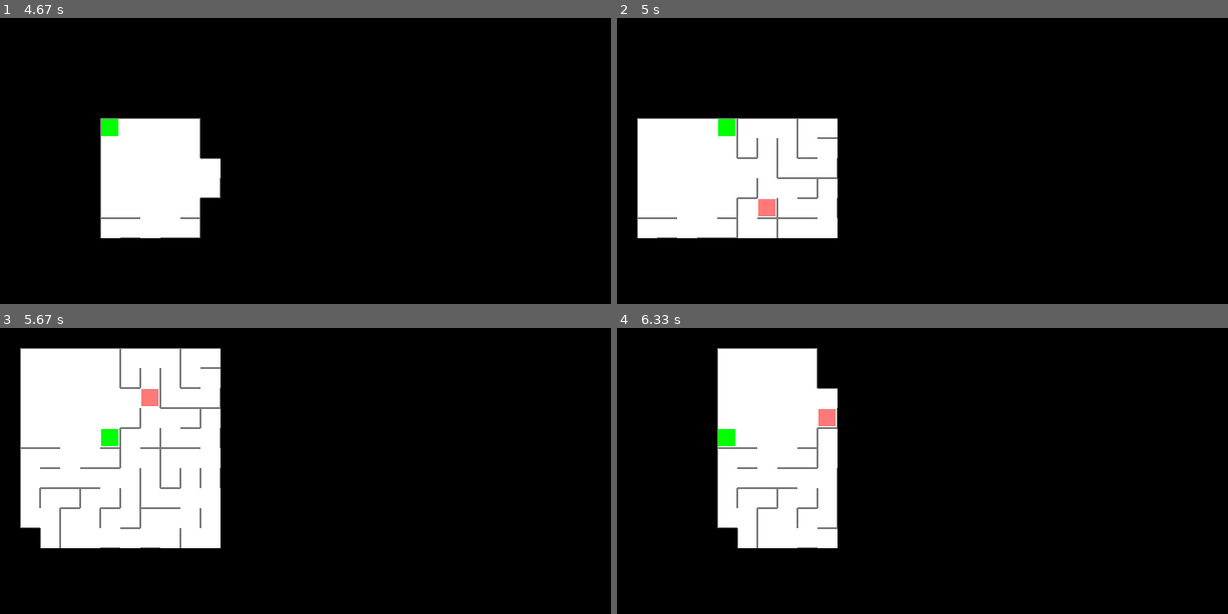
Above: before the commit, frames 1-4 (two rows, left to right).
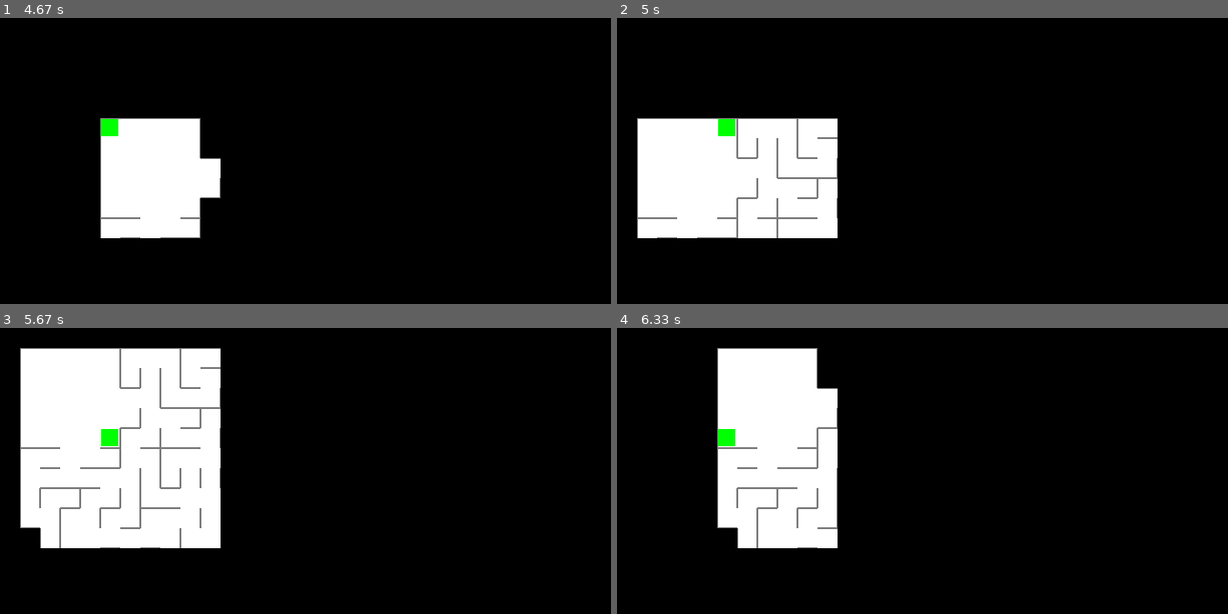
Above: after the commit, the same moments.

Repository: MartinRB45534/Escape
Game: pygame game, started from testsouris.py
Same seed, same stepped clock (60 frames per second), same inputs: the game is played once before the commit and once after it.
Inputs (mouse positions are in pixels of both pictures, inside the frame that each line leads up to):
- Up to frame 1 (4.67 s): click (287, 52) at 3.53 s; tap Space at 3.8 s; hold Up 4.13-4.6 s; hold Right from 4.63 s (still down)
- Up to frame 2 (5 s): keep holding Right
- Up to frame 3 (5.67 s): release Right at 5.27 s; hold Down from 5.3 s (still down)
- Up to frame 4 (6.33 s): release Down at 5.77 s; hold Left 5.8-6.27 s

Frame 1 is identical in both runs. In frame 2, 0.2% of the frame differs, in the area x 23-26%, y 63-70%; in frame 3, 0.2%; in frame 4, 0.2%.

Commit message:
Ajout d'une Meute fonctionnelle

Diff:
--- a/Cases.py
+++ b/Cases.py
@@ -31,6 +31,7 @@
         """
         pygame.draw.rect(screen,self.couleur,(x,y,self.tailleCase,self.tailleCase))
         #on dessine les murs vides en premiers pour éviter les bugs graphiques
+
         for i in range(0,len(self.murs)):
             if self.murs[i].get_etat()==MUR_VIDE:
                 self.murs[i].dessine_toi(screen,x,y,self.tailleCase,i,self.couleur)
--- a/Meute.py
+++ b/Meute.py
@@ -2,5 +2,92 @@
 from Resolveur import *
 
 class Meute:
-    def __init__(self,monstres):
-        self.monstres=montres
+    def __init__(self,largeur_lab,hauteur_lab,monstres,couleur=(255,0,0)):
+        self.largeur_lab=largeur_lab
+        self.hauteur_lab=hauteur_lab
+        #les monstres sont uuniques a la horde
+        self.monstres=monstres
+        self.vue_globale=[[Case(0,0) for i in range(hauteur_lab)]for j in range(largeur_lab)]
+
+
+    def prochaines_actions(self):
+        """
+        Fonction qui renvoie les actions voulues par les monstres
+        Entrées:
+            Rien
+        Sorties:
+            -les actions des monstres sous forme de tableau
+        """
+        actions=[]
+        for monstre in self.monstres:
+            monstre.prochaine_action()
+            #actions+=[monstre.get_action()]
+
+        #return actions
+    def actualisation_vues(self,vues,positions_vues,position_joueur):
+        """
+        Fonction qui actualise la vue de chaque monstre avec la vue globale
+        Entrées:
+            -les différentes vues des monstres de la meute
+            -les positions des vues des monstres de la meute
+            -la position du joueur
+        Sorties:
+            Rien
+        """
+        #on construit la vue de la meute
+        self.actualisation_vue_globale(vues,positions_vues)
+        #on actualise la vue de chaque individu de la meute
+        for monstre in self.monstres:
+            monstre.setPosition_joueur(position_joueur)
+            monstre.actualiser_vue(self.vue_globale,(0,0))
+
+    def actualisation_vue_globale(self,vues,positions_vues):
+        """
+        Fonction qui actualise la vue globale
+        Entrées:
+            -les différentes vues des monstres de la meute
+            -les positions des vues des monstres de la meute
+        Sorties:
+            Rien
+        """
+        self.vue_globale=[[Case(0,0) for i in range(self.hauteur_lab)]for j in range(self.largeur_lab)]
+        for i in range(0,len(vues)):
+            self.copie_vue(vues[i],positions_vues[i])
+
+
+    def copie_vue(self,vue,position_vue):
+        """
+        Fonction qui copie une vue sur la vue globale
+        Entrées:
+            -la vue a copier
+            -la position de la vue sur le labyrinthe
+        Sorties:
+            Rien
+        """
+        for x in range(0,len(vue)):
+            for y in range(0,len(vue[0])):
+                self.vue_globale[x+position_vue[0]][y+position_vue[1]]=vue[x][y]
+    def getDonneesVues(self):
+        """
+        Fonction qui renvoie les données nécessaires a la récupération des vues
+        des monstres
+        Entrées:
+            Rien
+        Sorties:
+            -les positions des monstres
+            -les largeurs et hauteurs des vues des monstres
+        """
+        positions=[]
+        largeurs_vues=[]
+        hauteurs_vues=[]
+
+        for monstre in self.monstres:
+            positions+=[monstre.getPosition()]
+            largeurs_vues+=[monstre.getLargeurVue()]
+            hauteurs_vues+=[monstre.getHauteurVue()]
+
+        return positions,largeurs_vues,hauteurs_vues
+    def getMonstres(self):
+        return self.monstres
+    def setMonstres(self,montres):
+        self.monstres=monstres
--- a/Monstres.py
+++ b/Monstres.py
@@ -38,8 +38,8 @@
         min_x=self.position_vue[0]
         min_y=self.position_vue[1]
 
-        max_x=min_x+self.largeur_vue
-        max_y=min_y+self.hauteur_vue
+        max_x=min_x+len(self.vue)
+        max_y=min_y+len(self.vue[0])
 
         x=pos_cible[0]
         y=pos_cible[1]
@@ -63,7 +63,7 @@
         accesible=False
 
         if self.en_vue(position_cible):
-            solution= Resolveur(self.vue,self.largeur_vue,self.hauteur_vue,position_cible[0]-self.position_vue[0],position_cible[1]-self.position_vue[1],self.position[0]-self.position_vue[0],self.position[1]-self.position_vue[1])
+            solution= Resolveur(self.vue,len(self.vue),len(self.vue[0]),position_cible[0]-self.position_vue[0],position_cible[1]-self.position_vue[1],self.position[0]-self.position_vue[0],self.position[1]-self.position_vue[1])
             accesible=solution.resolution(False,False)
 
         return accesible
@@ -112,7 +112,7 @@
         direction_voulue=None
         prochaine_action=None
         #on initialise le résolveut pour qu'il nous trouve la prochaine position
-        resolveur= Resolveur(self.vue,self.largeur_vue,self.hauteur_vue,self.position_joueur[0]-self.position_vue[0],self.position_joueur[1]-self.position_vue[1],self.position[0]-self.position_vue[0],self.position[1]-self.position_vue[1],"Largeur")
+        resolveur= Resolveur(self.vue,len(self.vue),len(self.vue[0]),self.position_joueur[0]-self.position_vue[0],self.position_joueur[1]-self.position_vue[1],self.position[0]-self.position_vue[0],self.position[1]-self.position_vue[1],"Largeur")
         chemin=resolveur.resolution(True,False)
 
         #on renvoie la prochaine action a effectuer
@@ -256,8 +256,8 @@
         return None
 
 class Runner(Monstre):
-    def __init__(self,lab,largeur_lab,hauteur_lab,position,largeur_vue,hauteur_vue,fin_lab_x,fin_lab_y,couleur=(255,0,0)):
-        self.lab = lab
+    def __init__(self,mat_lab,largeur_lab,hauteur_lab,position,largeur_vue,hauteur_vue,fin_lab_x,fin_lab_y,couleur=(255,0,0)):
+        self.mat_lab = mat_lab
         self.largeur_lab = hauteur_lab
         self.hauteur_lab = largeur_lab
         self.position=position
@@ -277,7 +277,7 @@
         direction_voulue=None
 
         #on initialise le résolveut pour qu'il nous trouve la prochaine position
-        resolveur= Resolveur(self.lab.matrice_cases,self.largeur_lab,self.hauteur_lab,self.fin_lab[0],self.fin_lab[1],self.position[0],self.position[1],"Profondeur")
+        resolveur= Resolveur(self.mat_lab,self.largeur_lab,self.hauteur_lab,self.fin_lab[0],self.fin_lab[1],self.position[0],self.position[1],"Profondeur")
         chemin=resolveur.resolution(True,False,False,False)
 
         #on renvoie la prochaine action a effectuer
@@ -289,84 +289,3 @@
                 direction_voulue=self.direction_suivante(chemin[0],chemin[1])
 
         return direction_voulue
-
-class Horde(Monstre):
-    def __init__(self,lab,position,largeur_vue,hauteur_vue,niv,couleur=(255,0,0)):
-        self.lab=lab
-        self.position=position
-        self.largeur_vue=largeur_vue
-        self.hauteur_vue=hauteur_vue
-        self.couleur=couleur
-        self.distance_joueur=-1
-        self.temps=0
-        self.niv = niv
-
-    def rush(self,position_lab,vue,position_joueur):
-        """
-        Fonction qui définie le comportement lorsque le monstre a vue le joueur
-        Elle prend en entrée:
-            la position de la vue dans le labyrinthe
-            une matrices de cases correspondant à la vue du monstre
-            la position du joueur dans le labrinthe
-        Sorties:
-            la direction de la prochaine position voulue
-        """
-        self.temps += 1
-        direction_voulue=None
-        #on initialise le résolveut pour qu'il nous trouve la prochaine position
-        resolveur= Resolveur(vue,len(vue),len(vue[0]),position_joueur[0]-position_lab[0],position_joueur[1]-position_lab[1],self.position[0]-position_lab[0],self.position[1]-position_lab[1],"Largeur")
-        chemin=resolveur.resolution(True,False)
-
-        #on renvoie la prochaine action a effectuer
-        position_suivante=None
-        if chemin!=None:
-            if len(chemin)>2:
-                position_suivante=chemin[1]
-                direction_voulue=self.direction_suivante(chemin[0],chemin[1])
-            self.distance_joueur=len(chemin)
-
-        return direction_voulue
-
-    def cherche(self,vue,position_lab,position_vue):
-        """
-        But:Simuler le comportement de Runner qui va vers la fin du labyrinthe
-        Elle prend en entrée:
-            la position de la vue dans le labyrinthe
-            une matrices de cases correspondant à la vue du monstre
-        Elle renvoie:
-            la direction de la prochaine position voulue par le monstre
-        """
-        self.temps += 1
-        direction_voulue=None
-        meilleur_trajet = -1
-        for copain in self.niv.monstres:
-            if self.accessible(position_lab,vue,copain.getPosition()) and type(copain)==Horde and (meilleur_trajet < 0 or copain.geolocalisation + self.distance(copain) < meilleur_trajet):
-                meilleur_trajet = copain.geolocalisation + self.distance(copain)
-                meilleur_copain = copain
-
-        if meilleur_trajet == -1:
-            directions=self.directions_utilisables(self.position[0],self.position[1],vue,position_vue)
-            direction_voulue = directions[random.randrange(0,len(directions))]
-
-        else:
-            #on initialise le résolveur pour qu'il nous trouve la prochaine position
-            resolveur= Resolveur(self.lab.matrice_cases,self.largeur_lab,self.hauteur_lab,meilleur_copain.getPosition[0],meilleur_copain.getPosition[1],self.position[0],self.position[1],"Profondeur")
-            chemin=resolveur.resolution(True,False,False,False)
-
-            #on renvoie la prochaine action a effectuer
-            position_suivante=None
-
-            if chemin!=None and chemin!=False:
-                if len(chemin)>2:
-                    position_suivante=chemin[1]
-                    direction_voulue=self.direction_suivante(chemin[0],chemin[1])
-
-        return direction_voulue
-
-    def geolocalisation(self,temps):
-        return self.distance_joueur - (self.temps - temps)
-
-    def distance(self,copain):
-        resolveur= Resolveur(self.lab.matrice_cases,self.largeur_lab,self.hauteur_lab,copain.getPosition[0],copain.getPosition[1],self.position[0],self.position[1],"Profondeur")
-        chemin=resolveur.resolution(True,False,False,False)
-        return len(chemin)
--- a/Niveau.py
+++ b/Niveau.py
@@ -9,6 +9,7 @@
 from Stats import *
 from Planning import *
 from Collisions import *
+from Meute import *
 
 class Niveau:
     def __init__(self,difficulté,mode_affichage):
@@ -90,8 +91,10 @@
 
         #entitées
         self.joueur=Joueur(stats_joueur,inventaire_joueur,100,5,2,self.zoom_largeur,self.zoom_hauteur)
-        self.monstres=[Slime([5,5],10,10,100,5,1,(255,121,121))]
-        self.entitees=[self.joueur,self.monstres[0]]
+        #self.monstres=[Slime([5,5],10,10,100,5,1,(255,121,121))]
+        self.monstres=[]
+        self.entitees=[self.joueur]
+        self.meutes=[Meute(self.CASES_X,self.CASES_Y,[Fatti([5,30],10,10,100,5,1,(0,0,100)),Fatti([10,30],10,10,100,5,1,(0,0,100))])]
 
         #objet qui traite les collisions
         self.collision=Collision()
@@ -135,7 +138,10 @@
             if compteur_j==0:
                 compteur_j=cooldown_joueur
                 self.action_joueur()
-                self.joueur=self.actualiser_vue(self.joueur)
+
+                vue,position=self.actualiser_vue(self.joueur.getPosition(),self.joueur.largeur_vue,self.joueur.hauteur_vue)
+                self.joueur.actualiser_vue(vue,position)
+
                 self.joueur=self.actualiser_donnee(self.joueur)
                 move_j=self.traitement_action(self.joueur)
             else:
@@ -181,35 +187,93 @@
         elif keys[pygame.K_SPACE]:
             self.joueur.attaque()
 
+    def actions_meutes(self):
+        """
+        Fonction qui exécute les actions des meutes
+        renvoie un booléen indiquant si il y a besoin de redessiner l'écran
+        """
+        redessiner=False
+
+        for meute in self.meutes:
+            positions,largeurs_vues,hauteur_vues=meute.getDonneesVues()
+
+            vues,positions_vues=self.actualiser_vue_meute(positions,largeurs_vues,hauteur_vues)
+
+            meute.actualisation_vues(vues,positions_vues,self.joueur.getPosition())
+
+            meute.prochaines_actions()
+
+            monstres_meute=meute.getMonstres()
+            for monstre in monstres_meute:
+                if redessiner:
+                    self.traitement_action(monstre)
+                else:
+                    redessiner=self.traitement_action(monstre)
+
+        return redessiner
+    def actualiser_vue_meute(self,positions,largeurs_vues,hauteur_vues):
+        """
+        Fonction qui doit renvoyer les vues nécessaires a une meute
+        Entrées:
+            -les positions des monstres de la meute
+            -les largeurs et hauteurs des vues des monstres de la meute
+        Sorties:
+            -les vues des monstres
+            -les positions des vues
+        """
+        vues=[]
+        positions_vues=[]
+
+        for i in range(0,len(positions)):
+            vue,position_vue=self.actualiser_vue(positions[i],largeurs_vues[i],hauteur_vues[i])
+            vues+=[vue]
+            positions_vues+=[position_vue]
+
+        return vues,positions_vues
+
+
     def actions_entitees(self):
         """
         Fonction qui exécute les actions des entitées
         renvoie un booléen indiquant si il y a besoin de redessiner l'écran
         """
         redessiner=False
+
         for entitee in self.entitees:
-            entitee=self.actualiser_vue(entitee)
+            #on actualise la vue de l'entitée
+            vue_entitee,position_vue=self.actualiser_vue(entitee.getPosition(),entitee.getLargeurVue(),entitee.getHauteurVue())
+            entitee.actualiser_vue(vue_entitee,position_vue)
+
             entitee=self.actualiser_donnee(entitee)
+
             entitee.prochaine_action()
             if redessiner:
                 self.traitement_action(entitee)
             else:
                 redessiner=self.traitement_action(entitee)
             #print(redessiner,type(entitee))
+
+        if redessiner:
+            self.actions_meutes()
+        else:
+            redessiner=self.actions_meutes()
+
         return redessiner
 
-    def actualiser_vue(self,agissant):
-        """
-        Fonction qui actualise la vue d'un agissant
+    def actualiser_vue(self,position,largeur_vue,hauteur_vue):
+        """
+        Fonction qui construit la vue d'un agissant
         Entrée:
-            un agissant
+            -la position de la vue de l'agissant
+            -la largeur de la vue de l'agissant
+            -la hauteur de la vue de l'agissant
         Sortie:
-            un agissant avec sa vue actualiser
-        """
-        vue_agissant,position_vue=self.lab.construire_vue(agissant.getPosition(),agissant.getLargeurVue(),agissant.getHauteurVue())
-        agissant.actualiser_vue(vue_agissant,position_vue)
-
-        return agissant
+            -la vue de l'agissant
+            -la position de la vue de l'agissant
+        """
+        vue_agissant,position_vue=self.lab.construire_vue(position,largeur_vue,hauteur_vue)
+
+        return vue_agissant,position_vue
     def actualiser_donnee(self,agissant):
         """
         Fonction qui actualise les données des agissant en fonction de leur
@@ -273,6 +337,16 @@
         """
         Fonction qui redessine l'entièreté de l'écran
         """
+        entitees=[]
+
+        for monstre in self.monstres:
+            entitees+=[monstre]
+
+        for meute in self.meutes:
+            monstres=meute.getMonstres()
+            for monstre in monstres:
+                entitees+=[monstre]
+
         self.screen.fill((0,0,0))
-        self.lab.dessine_toi(self.screen,self.joueur.position,self.monstres,self.position_screen,self.joueur.stats.largeur_vue,self.joueur.stats.hauteur_vue,self.mode_affichage,self.LARGEUR_CASE,self.LARGEUR_MUR)
+        self.lab.dessine_toi(self.screen,self.joueur.position,entitees,self.position_screen,self.joueur.stats.largeur_vue,self.joueur.stats.hauteur_vue,self.mode_affichage,self.LARGEUR_CASE,self.LARGEUR_MUR)
         self.joueur.dessine_toi(self.screen,(self.joueur.stats.largeur_vue//2,self.joueur.stats.hauteur_vue//2),self.LARGEUR_CASE,self.LARGEUR_MUR,self.position_screen)
